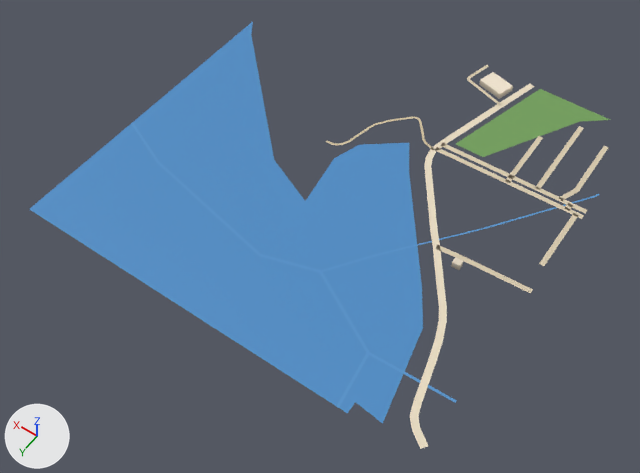
The glTF model public/assets/bengaluru-region-v1/tiles/t-14_-39-l0.glb, before and after one commit.
The view is the same before and after, from a camera (50 mm lens) standing at (-7123.0, -18677.0, 751.0) and looking at (-6762.0, -19183.0, -44.0). The axes (+X, +Y, +Z) are drawn at lower left. The lights are the same throughout. The first picture is the older version.

In view in the first picture: 'building', 'ground', 'water'.
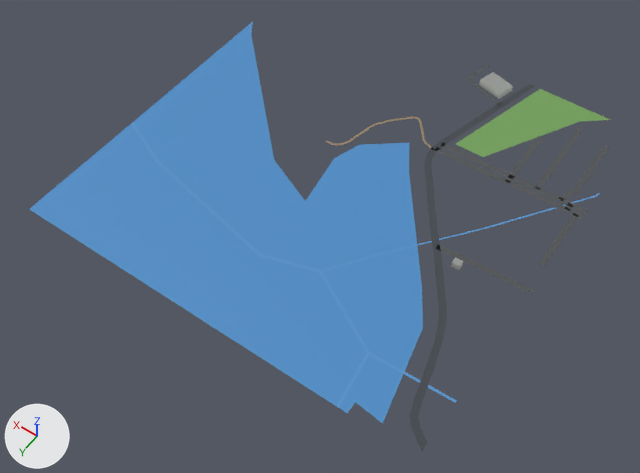
What the commit changed:
me_building is used by ob_building; location (-7000.0, -19500.0, 0.0).
me_building had 16 vertices, 20 faces and spanned x 74.0..196.0, y 14.0..298.0, z 0.0..8.0.
me_building now has 16 vertices, 24 faces and spans x 74.0..196.0, y 14.0..298.0, z 0.0..8.0.
me_building part 1: 20 kept faces spanning x 74.0..196.0, y 14.0..298.0, z 0.0..8.0 get new vertex colours.
Edits to the shape of me_building do not show in these pictures.
me_ground is used by ob_ground; location (-7000.0, -19500.0, 0.0).
me_ground had 225 vertices, 204 faces and spanned x -2.0..294.0, y -1.0..491.0, z 1.0.
me_ground now has 231 vertices, 210 faces and spans x 0.0..294.0, y 0.0..493.0, z 1.0.
me_ground part 2: 4 vertices removed from x 138.0..153.0, y -1.0..28.0, z 1.0; 4 vertices added at x 138.0..151.0, y 0.0..19.0, z 1.0.
me_ground part 3: 2 vertices removed from x 39.0, y 277.0..283.0, z 1.0; 4 vertices added at x 21.0..49.0, y 276.0..284.0, z 1.0.
me_ground part 4: 2 vertices removed from x -2.0..2.0, y 484.0..491.0, z 1.0; 4 vertices added at x 0.0..1.0, y 483.0..493.0, z 1.0.
me_ground part 5: 1 vertex removed from x 211.0, y 34.0, z 1.0; 3 vertices added at x 203.0..210.0, y 2.0..33.0, z 1.0.
me_ground part 6: 154 kept faces spanning x 0.0..294.0, y 32.0..479.0, z 1.0 get new vertex colours; the middle colour goes from beige #d7c9ae to dark grey #535556.

Pixel boxes (x1, y1, x2, y2) of what changed, in the pictures (640 x 473 px; the box of a moved part takes in the faces that stretch with it):
part 1 of me_building, recoloured: (451, 72, 513, 270) in both
part 2 of me_ground, moved or reshaped: before (500, 84, 534, 107); after (500, 84, 535, 107)
part 3 of me_ground, moved or reshaped: before (462, 257, 533, 294); after (462, 257, 533, 293)
part 4 of me_ground, moved or reshaped: before (412, 427, 428, 449); after (412, 427, 427, 451)
part 5 of me_ground, reshaped: before (467, 68, 486, 79); after (467, 65, 489, 79)
part 6 of me_ground, recoloured: (326, 79, 608, 429) in both
